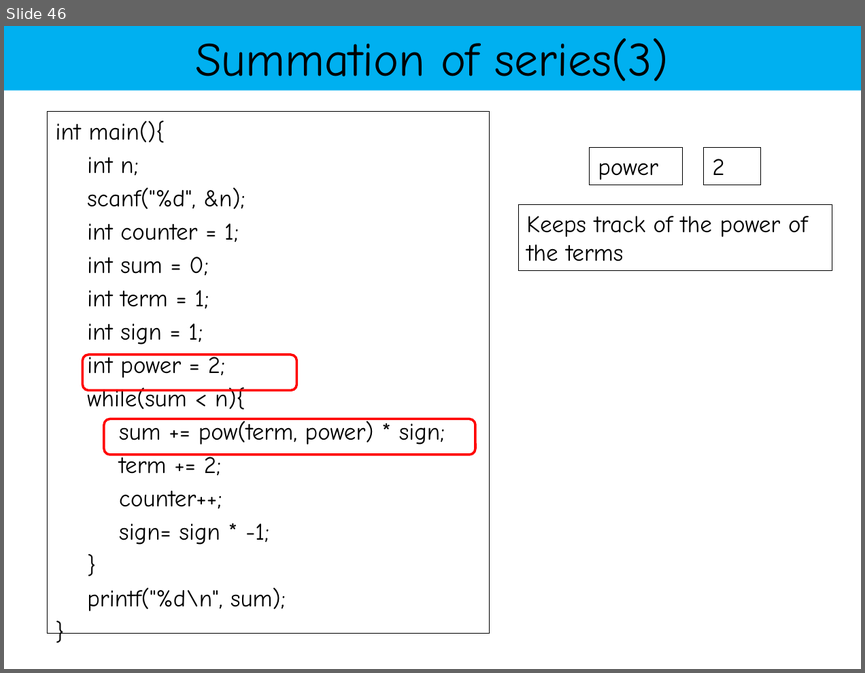
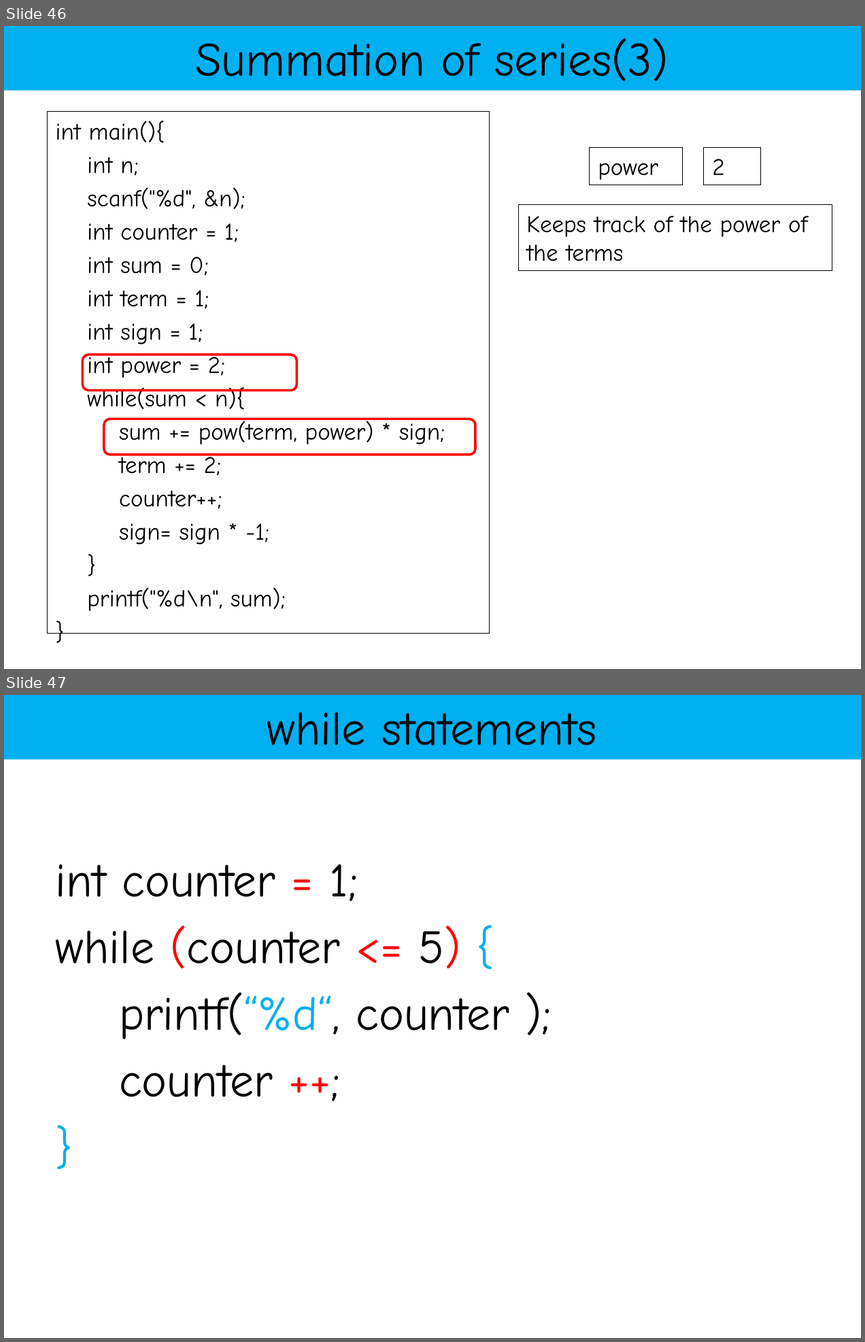
Before and after one commit to YeasirRayhanPrince/yeasirrayhanprince.github.io, a slide deck: cse103/slides/loops.pptx. Shown one above the other, each under a label of ours: slide 46 before the commit, slides 46 and 47 after it. The pictures are 865x673 and 865x1342 pixels, drawn with LibreOffice and Linux fonts; fonts in the diff are those of the drawing. Boxes give left, top, right and bottom in pixels: in the first picture for what was removed or moved away, otherwise in the second. Text is boxed around its words. In the diff, an @@ line names an element or a change of style, - is before the commit and + after.

```diff
--- a/cse103/slides/loops.pptx
+++ b/cse103/slides/loops.pptx
@@ slide 47 added at (x1=4, y1=695, x2=861, y2=1338), background #FFFFFF @@
@@ title added at (x1=4, y1=695, x2=861, y2=759), fill #00B0F0, 40 pt, text #000000 @@
+while statements
@@ text added at (x1=56, y1=864, x2=510, y2=1097), 40 pt, text #000000 @@
+int counter = 1;
+while (counter <= 5) {
+printf(“%d“, counter );
+counter ++;
+}
```
Also in this commit, not shown: 1 slide changed, 10 other slides added, 1 other file.
